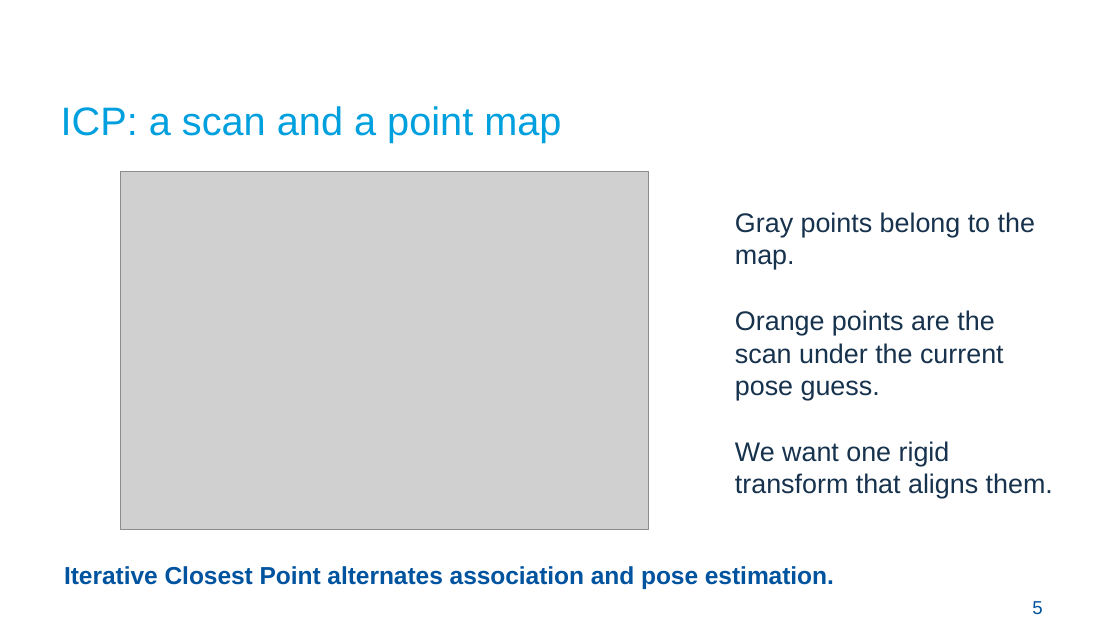
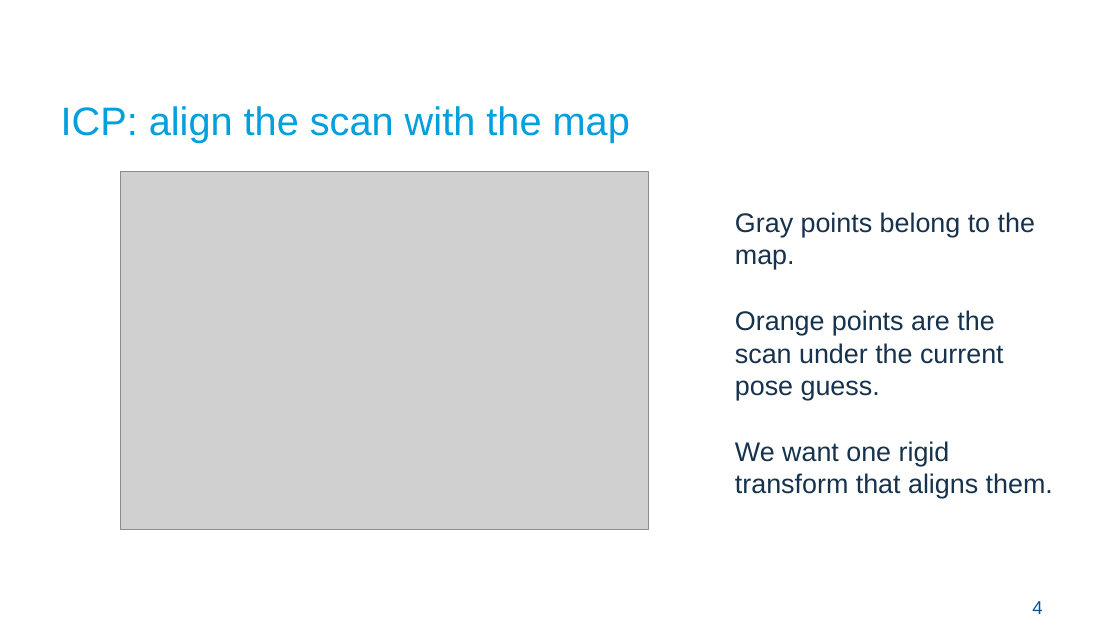
Before and after one commit to Croquembouche/Intro2AV-CourseContent, a slide deck: slide 4 of 2026/Presentations/Lecture 5 Localization for Autonomous Driving.pptx (slide 5 before the commit). Drawn at 1120x630 pixels with LibreOffice and Linux fonts; fonts in the diff are those of the drawing; grey boxes stand for pictures; background and template pictures are left out. Boxes give left, top, right and bottom in pixels: in the first picture for what was removed or moved away, otherwise in the second. Text is boxed around its words. In the diff, an @@ line names an element or a change of style, - is before the commit and + after.

```diff
--- a/2026/Presentations/Lecture 5 Localization for Autonomous Driving.pptx
+++ b/2026/Presentations/Lecture 5 Localization for Autonomous Driving.pptx
@@ text at [61,106,630,143]: text changed @@
-ICP: a scan and a point map
+ICP: align the scan with the map
@@ text removed at [64,566,834,589] @@
-Iterative Closest Point alternates association and pose estimation.
@@ text at [1032,601,1042,614]: text changed @@
-5
+4
```
Also in this commit, not shown: 21 other slides changed, 13 slides added, 9 slides removed, 8 other files.
